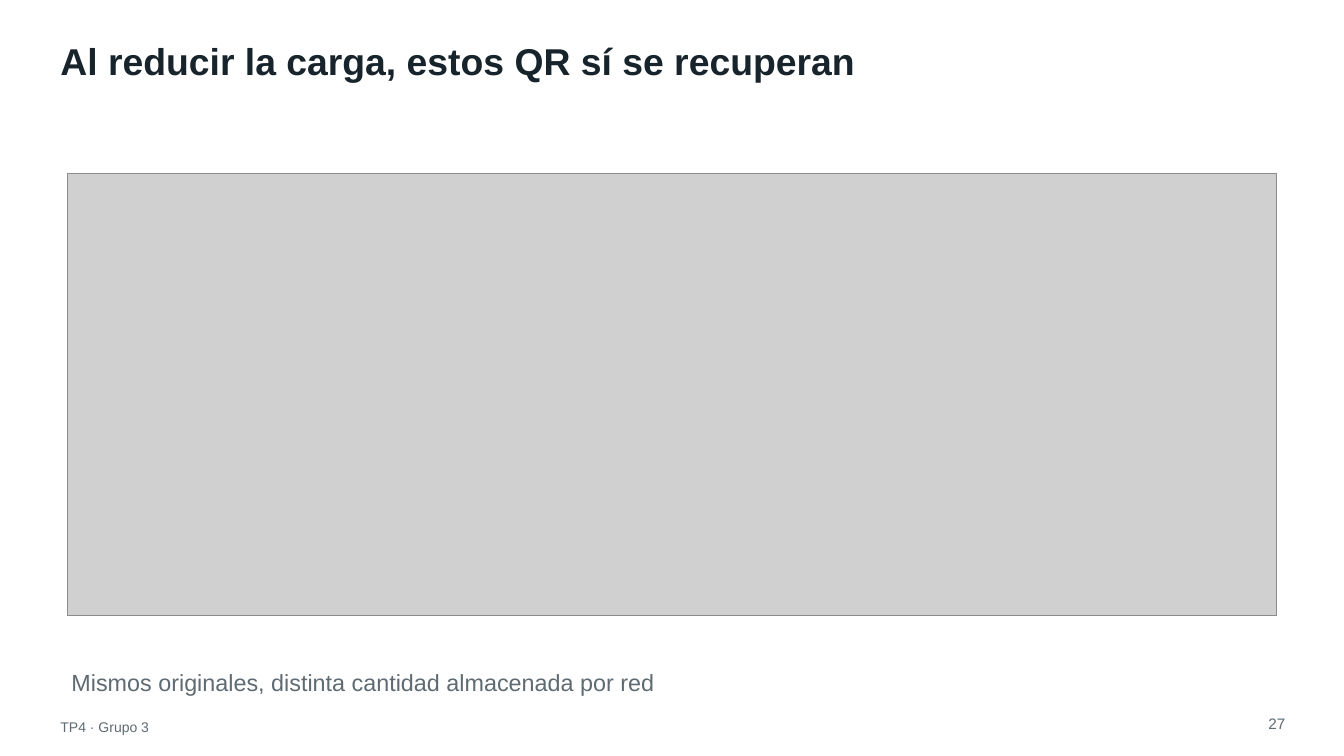
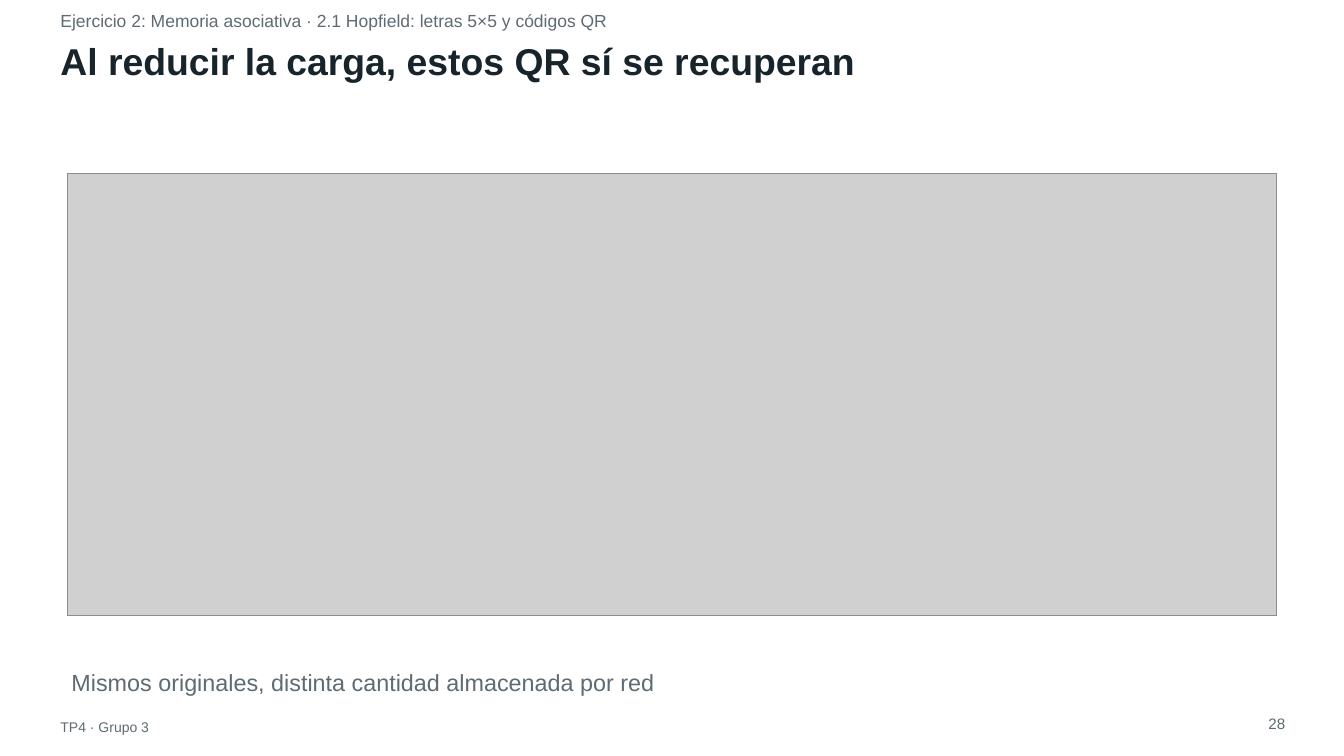
Before and after one commit to ldicandia/SIA-G3, a slide deck: slide 28 of TP4/docs/presentacion/TP4-presentacion.pptx (slide 27 before the commit). Drawn at 1344x756 pixels with LibreOffice and Linux fonts; fonts in the diff are those of the drawing; grey boxes stand for pictures. Boxes give left, top, right and bottom in pixels: in the first picture for what was removed or moved away, otherwise in the second. Text is boxed around its words. In the diff, an @@ line names an element or a change of style, - is before the commit and + after.

Commit message:
titulo de cada ejercicio en la presentacion

```diff
--- a/TP4/docs/presentacion/TP4-presentacion.pptx
+++ b/TP4/docs/presentacion/TP4-presentacion.pptx
@@ text added at [60,14,607,31], 15 pt, text #5E6B73 @@
+Ejercicio 2: Memoria asociativa · 2.1 Hopfield: letras 5×5 y códigos QR
@@ text at [1268,718,1285,729]: text changed @@
-27
+28
```
Also in this commit, not shown: 26 other slides changed, 1 slide added, 1 other file.
